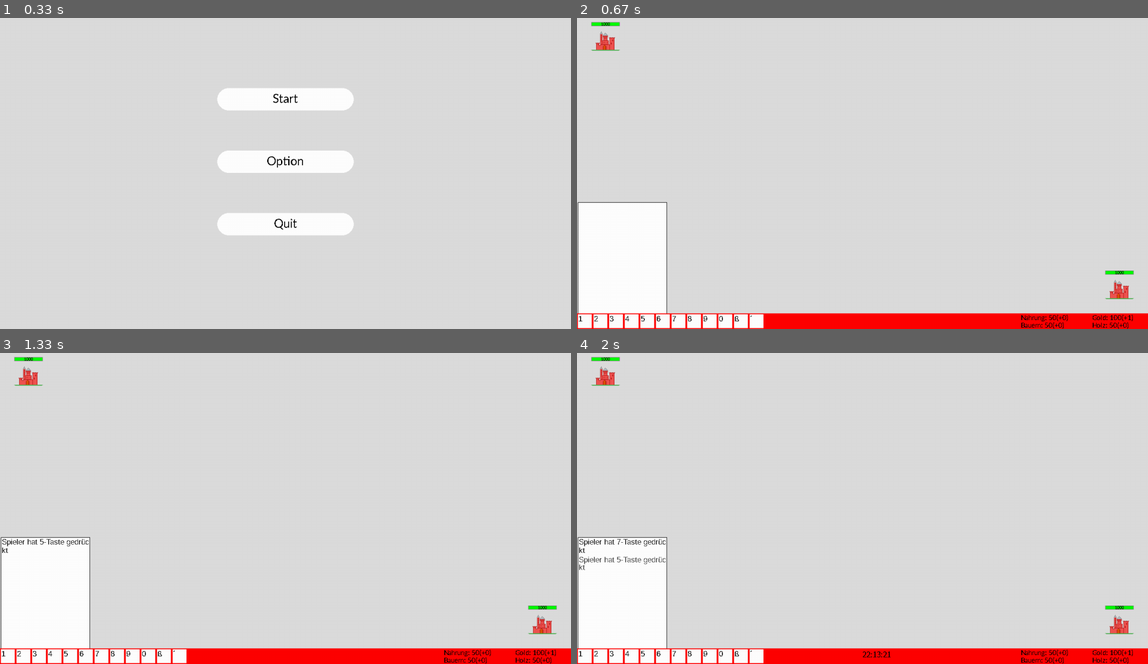
Above: before the commit, frames 1-4 (two rows, left to right).
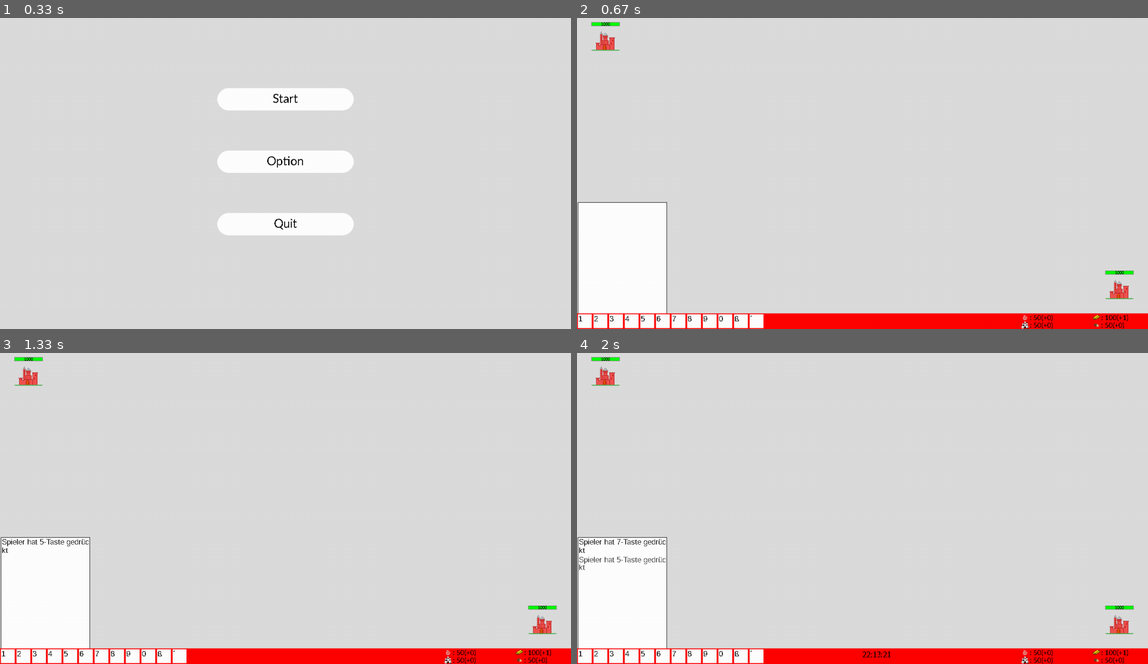
Above: after the commit, the same moments.

Repository: hammerfaul/PyGame
Game: pygame game, started from main.py
The game is run twice, just before and just after one commit, with the same random seed, the same clock (stepped at 60 frames per second) and the same inputs.
Inputs (mouse positions are in pixels of both pictures, inside the frame that each line leads up to):
- Up to frame 1 (0.33 s): no input
- Up to frame 2 (0.67 s): click "Start" at 0.38 s
- Up to frame 3 (1.33 s): click "5" at 0.72 s; click (108, 455) at 1.05 s
- Up to frame 4 (2 s): click "7" at 1.38 s; click (873, 393) at 1.72 s

Frame 1 is identical in both runs. In frame 2, 0.3% of the frame differs, in the area x 77-98%, y 95-100%; in frame 3, 0.3%; in frame 4, 0.3%.

Commit message:
Ressourcen Icons eingefügt

Diff:
--- a/UI.py
+++ b/UI.py
@@ -41,29 +41,28 @@
 
             text2 = self.font.render(str(buffer), False, (0, 0, 0))
 
-            if text2.get_width() > self.width-2:
+            if text2.get_width() > self.width - 2:
                 lines[zahl] = buffer2
                 buffer = text[i]
                 buffer2 = ""
                 zahl += 1
-            if len(text)-1 == i:
+            if len(text) - 1 == i:
                 lines[zahl] = buffer
 
-        for n in range(0, zahl+1):
+        for n in range(0, zahl + 1):
             for o in range(1, self.zeilen):
                 self.text[self.zeilen - o] = self.text[self.zeilen - o - 1]
                 self.alfa[self.zeilen - o] = self.alfa[self.zeilen - o - 1]
-            self.text[0] = lines[zahl-n]
+            self.text[0] = lines[zahl - n]
             self.alfa[0] = 255
 
 
 class Resource:
-    def __init__(self, display, text, amount, pos, add, font):
+    def __init__(self, display, amount, pos, add, font, img):
         self.amount = amount
-        self.name = text
         self.font = font
-        self.text = str(text + ": " + str(self.amount))
-        text2 = self.font.render(self.text, False, (0, 0, 0))
+        text = str("   : " + str(self.amount) + "(+0)")
+        text2 = self.font.render(text, False, (0, 0, 0))
         text2_height = text2.get_height()
         self.display = display
         self.add = add
@@ -81,14 +80,17 @@
             self.y = int(screen_height - text2_height)
             self.x = int(screen_width - r_abstand - 280)
 
+        self.icon = pygame.image.load(img)
+        self.icon = pygame.transform.scale(self.icon, (int(breite_unten / 2), int(breite_unten / 2)))
 
     def update(self, add):
         self.add = add
-        self.text = str(self.name + ": " + str(self.amount) + "(+" + str(self.add) + ")")
-        text2 = self.font.render(self.text, False, (0, 0, 0))
+        text = str("     : " + str(self.amount) + "(+" + str(self.add) + ")")
+        text2 = self.font.render(text, False, (0, 0, 0))
         self.display.blit(text2,
                           (self.x,
                            self.y))
+        self.display.blit(self.icon, (self.x, self.y))
 
 
 class Button:
--- a/main.py
+++ b/main.py
@@ -384,10 +384,10 @@
 
 Tooltip = Tooltip(display=screen, width=50, height=50, color=SCHWARZ)
 
-Gold = Resource(text="Gold", amount=100, pos=1, display=screen, add=base_1.gold, font=myfont_ressourcen)
-Holz = Resource(text="Holz", amount=50, pos=2, display=screen, add=base_1.holz, font=myfont_ressourcen)
-Nahrung = Resource(text="Nahrung", amount=50, pos=3, display=screen, add=base_1.nahrung, font=myfont_ressourcen)
-Menschen = Resource(text="Bauern", amount=50, pos=4, display=screen, add=base_1.menschen, font=myfont_ressourcen)
+Gold = Resource(amount=100, pos=1, display=screen, add=base_1.gold, font=myfont_ressourcen, img="resources/gold.png")
+Holz = Resource(amount=50, pos=2, display=screen, add=base_1.holz, font=myfont_ressourcen, img="resources/wood.png")
+Nahrung = Resource(amount=50, pos=3, display=screen, add=base_1.nahrung, font=myfont_ressourcen, img="resources/food.png")
+Menschen = Resource(amount=50, pos=4, display=screen, add=base_1.menschen, font=myfont_ressourcen, img="resources/human.png")
 
 Info = Chat(display=screen, height=250, width=200, color=SCHWARZ, zeilen=13)
 
Binary file added: resources/food.png
Binary file added: resources/gold.png
Binary file added: resources/human.png
Binary file added: resources/wood.png
